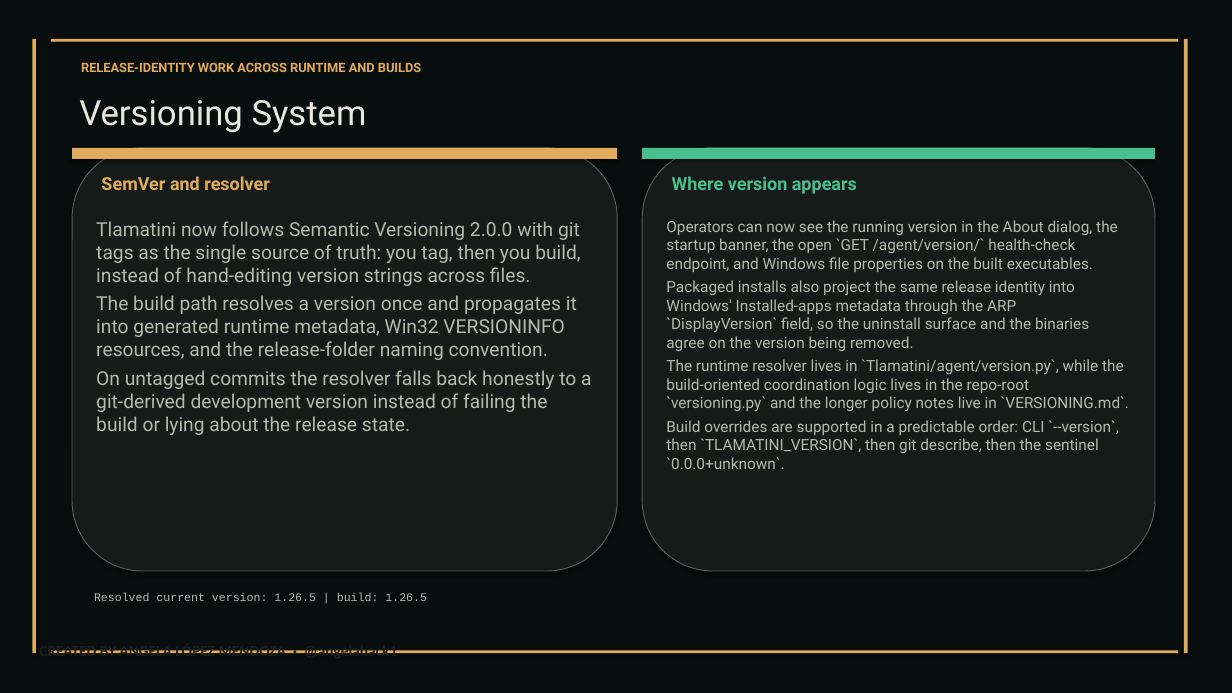
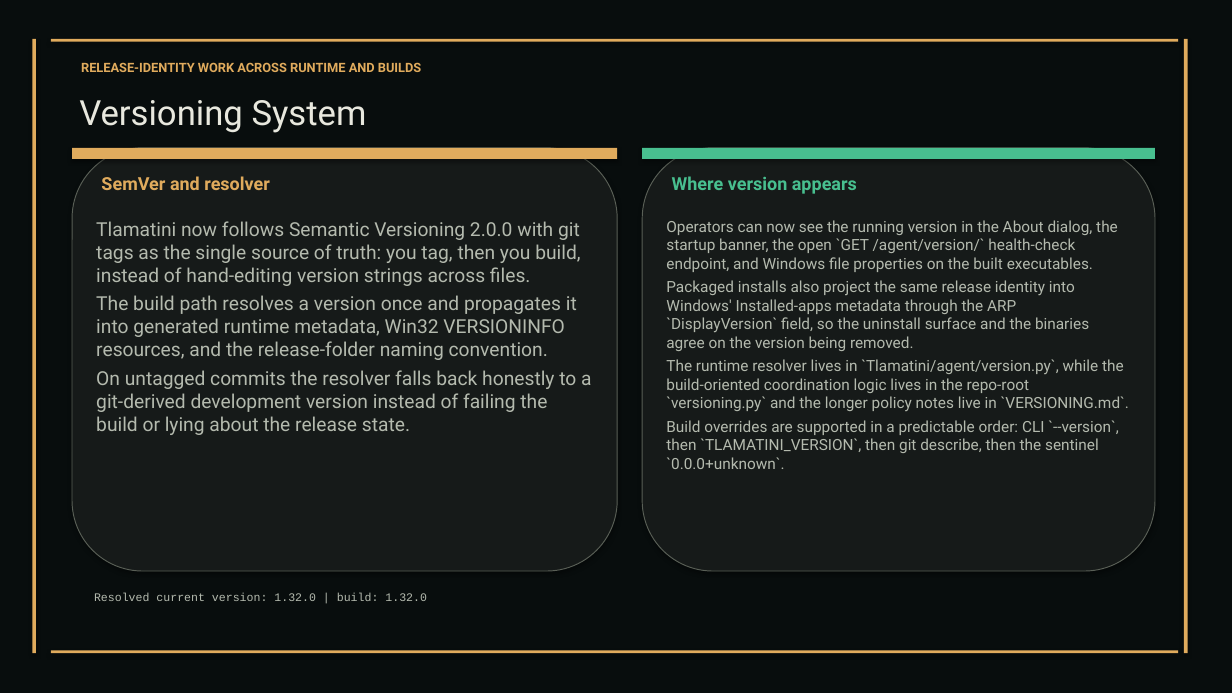
Before and after one commit to XAIHT/Tlamatini, a slide deck: slide 55 of Tlamatini_eXtended_Artificial_Intelligence_Humanly_Tempered.pptx. Drawn at 1232x693 pixels with LibreOffice and Linux fonts; fonts in the diff are those of the drawing. Boxes give left, top, right and bottom in pixels: in the first picture for what was removed or moved away, otherwise in the second. Text is boxed around its words. In the diff, an @@ line names an element or a change of style, - is before the commit and + after.

```diff
--- a/Tlamatini_eXtended_Artificial_Intelligence_Humanly_Tempered.pptx
+++ b/Tlamatini_eXtended_Artificial_Intelligence_Humanly_Tempered.pptx
@@ text at box(94, 593, 427, 601): text changed @@
-Resolved current version: 1.26.5 | build: 1.26.5
+Resolved current version: 1.32.0 | build: 1.32.0
@@ text removed at box(39, 650, 397, 653) @@
-CREATED BY ANGELA LÓPEZ MENDOZA · @angelahack1
```
Also in this commit, not shown: 109 other slides changed, 2 slides added, 2 slides removed, 1 other file.
